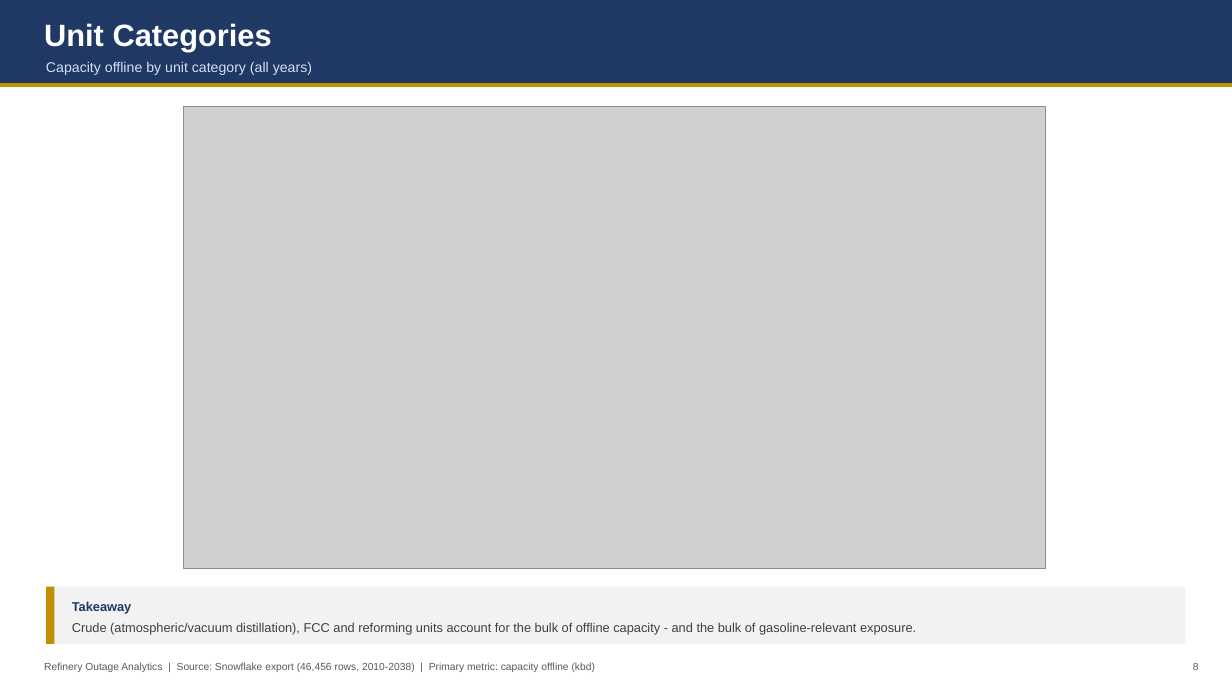
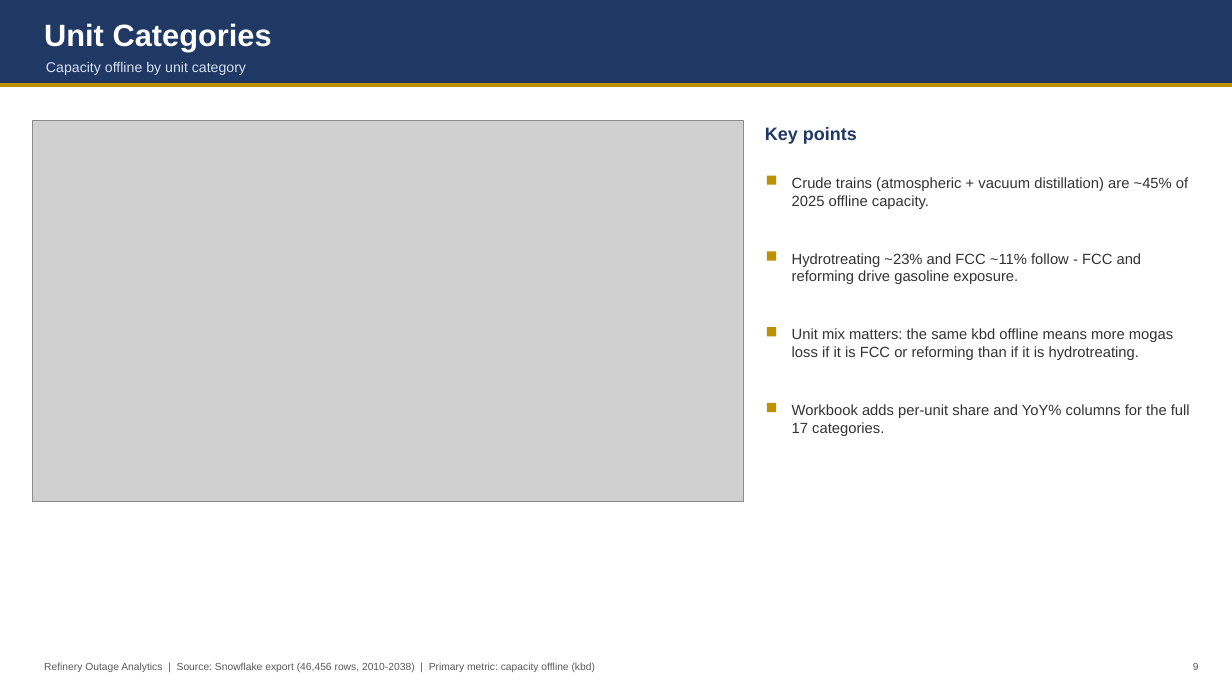
Before and after one commit to HoldenCole/Outages-script, a slide deck: slide 9 of output/outage_deck.pptx (slide 8 before the commit). Drawn at 1232x693 pixels with LibreOffice and Linux fonts; fonts in the diff are those of the drawing; grey boxes stand for pictures. Boxes give left, top, right and bottom in pixels: in the first picture for what was removed or moved away, otherwise in the second. Text is boxed around its words. In the diff, an @@ line names an element or a change of style, - is before the commit and + after.

```diff
--- a/output/outage_deck.pptx
+++ b/output/outage_deck.pptx
@@ text at (x1=46, y1=62, x2=246, y2=75): text changed @@
-Capacity offline by unit category (all years)
+Capacity offline by unit category
@@ picture resized from (x1=184, y1=106, x2=1046, y2=568) to (x1=32, y1=120, x2=744, y2=502) @@
@@ text added at (x1=765, y1=127, x2=857, y2=144), 14 pt, text #1F3864, bold @@
+Key points
@@ rectangle resized from (x1=46, y1=587, x2=55, y2=644) to (x1=767, y1=176, x2=776, y2=185) @@
@@ text "Crude trains (atmospheric + vacuum ..." at (x1=792, y1=177, x2=1188, y2=209): vertical alignment middle to top @@
@@ text at (x1=792, y1=177, x2=1188, y2=209): text changed; size 10 to 11.5 pt; text colour #404040 to #333333 @@
-Takeaway
-Crude (atmospheric/vacuum distillation), FCC and reforming units account for the bulk of offline capacity - and the bulk of gasoline-relevant exposure.
+Crude trains (atmospheric + vacuum distillation) are ~45% of 2025 offline capacity.
@@ rectangle added at (x1=767, y1=251, x2=776, y2=261), fill #BF9000 @@
@@ text added at (x1=792, y1=253, x2=1142, y2=284), 11.5 pt, text #333333 @@
+Hydrotreating ~23% and FCC ~11% follow - FCC and reforming drive gasoline exposure.
@@ rectangle added at (x1=767, y1=327, x2=776, y2=336), fill #BF9000 @@
@@ text added at (x1=792, y1=328, x2=1173, y2=360), 11.5 pt, text #333333 @@
+Unit mix matters: the same kbd offline means more mogas loss if it is FCC or reforming than if it is hydrotreating.
@@ rectangle added at (x1=767, y1=403, x2=776, y2=412), fill #BF9000 @@
@@ text added at (x1=792, y1=404, x2=1190, y2=436), 11.5 pt, text #333333 @@
+Workbook adds per-unit share and YoY% columns for the full 17 categories.
@@ rectangle removed at (x1=46, y1=587, x2=1186, y2=644) @@
```
Also in this commit, not shown: 8 other slides changed, 2 slides added, 8 other files.
